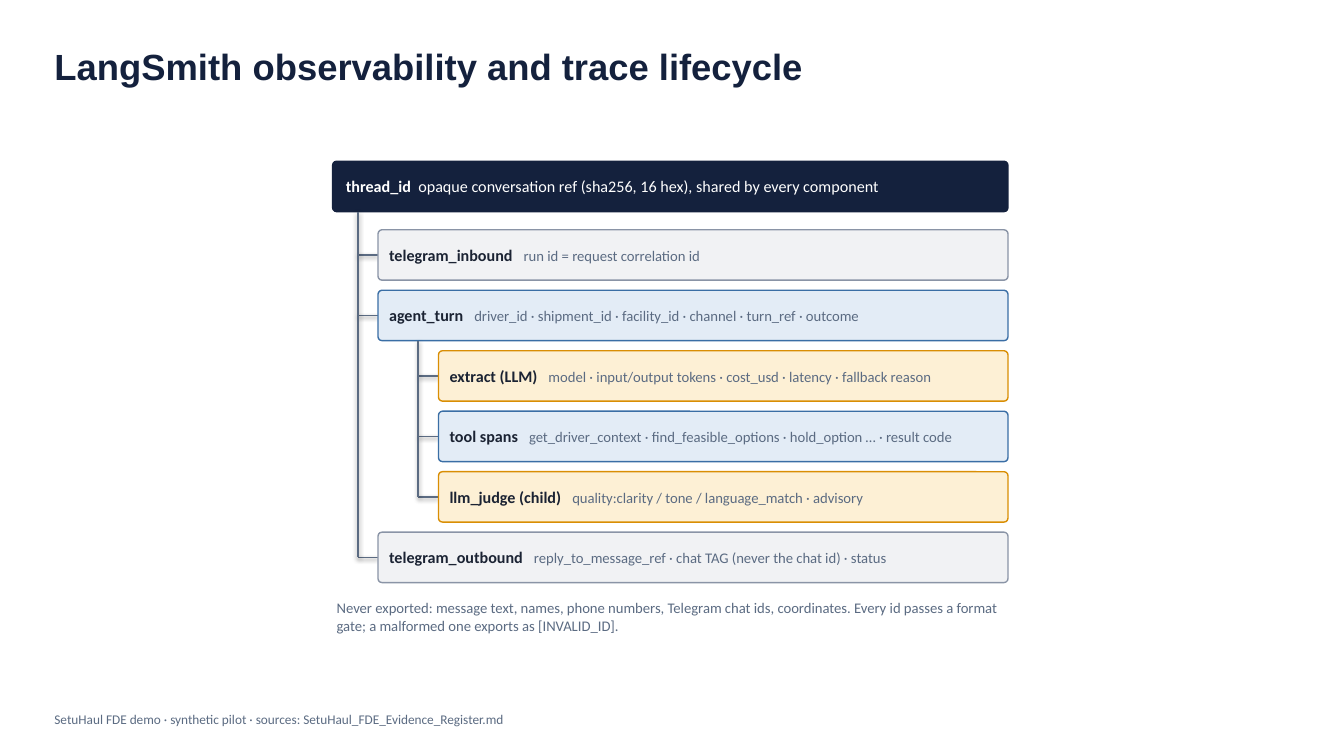
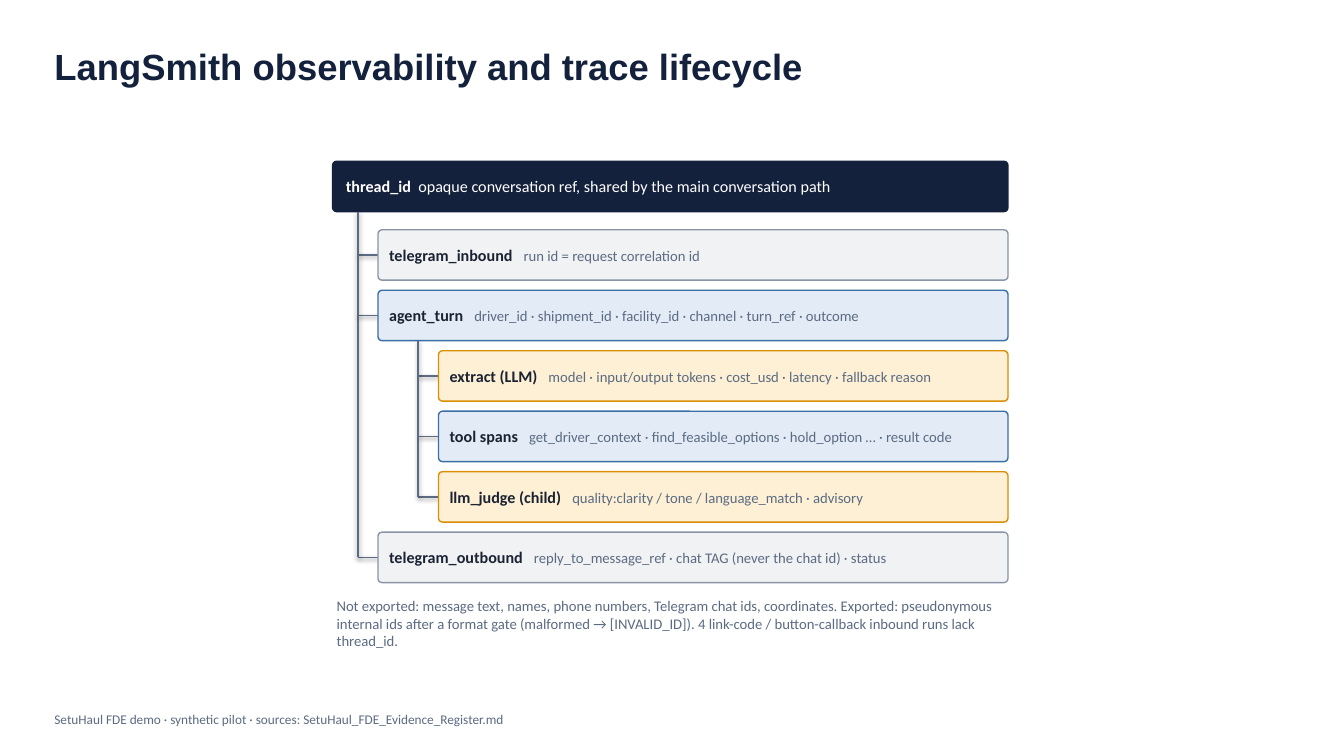
Before and after one commit to amolam/setuhaul-logistics, a slide deck: slide 9 of artifacts/fde-demo/source/diagrams_source.pptx. Drawn at 1344x756 pixels with LibreOffice and Linux fonts; fonts in the diff are those of the drawing. Boxes give left, top, right and bottom in pixels: in the first picture for what was removed or moved away, otherwise in the second. Text is boxed around its words. In the diff, an @@ line names an element or a change of style, - is before the commit and + after.

```diff
--- a/artifacts/fde-demo/source/diagrams_source.pptx
+++ b/artifacts/fde-demo/source/diagrams_source.pptx
@@ text in rounded rectangle at <box>346,180,831,195</box>: text changed @@
-thread_id opaque conversation ref (sha256, 16 hex), shared by every component
+thread_id opaque conversation ref, shared by the main conversation path
@@ text at <box>337,601,991,648</box>: text changed @@
-Never exported: message text, names, phone numbers, Telegram chat ids, coordinates. Every id passes a format gate; a malformed one exports as [INVALID_ID].
+Not exported: message text, names, phone numbers, Telegram chat ids, coordinates. Exported: pseudonymous internal ids after a format gate (malformed → [INVALID_ID]). 4 link-code / button-callback inbound runs lack thread_id.
```
Also in this commit, not shown: 10 other slides changed, 22 other files.
